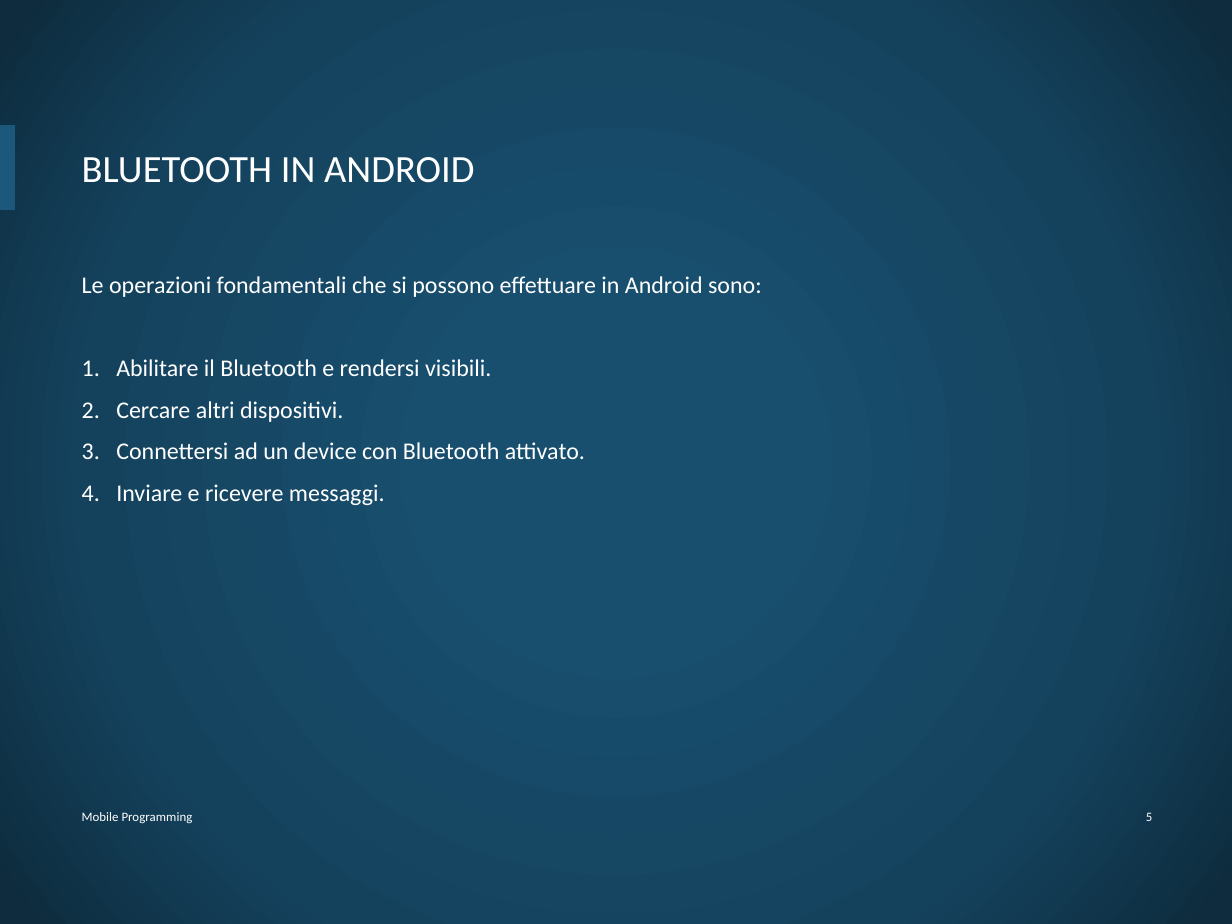
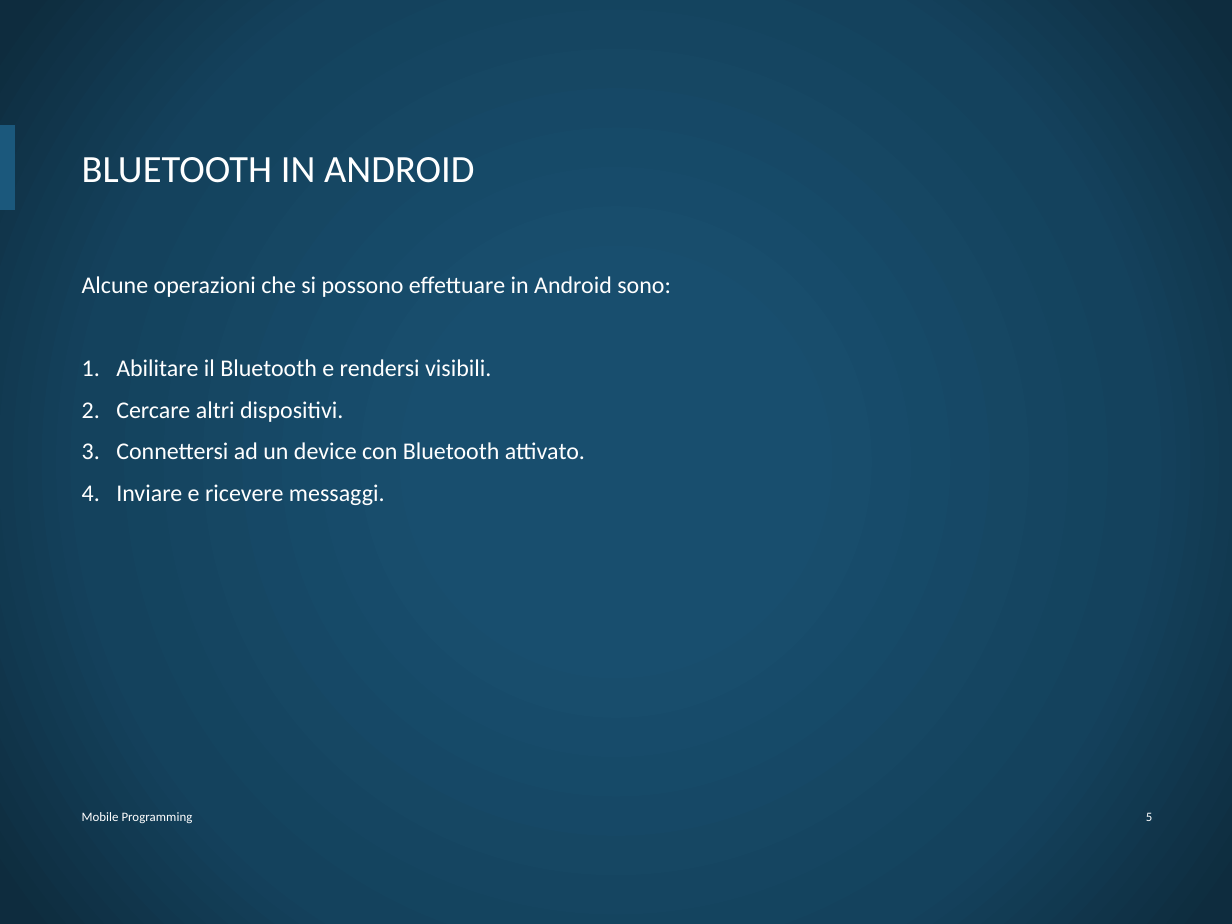
Before and after one commit to DiBattistaMattia/esoneroMP, a slide deck: slide 6 of esoneroMP.pptx. Drawn at 1232x924 pixels with LibreOffice and Linux fonts; fonts in the diff are those of the drawing; background and template pictures are left out. Boxes give left, top, right and bottom in pixels: in the first picture for what was removed or moved away, otherwise in the second. Text is boxed around its words. In the diff, an @@ line names an element or a change of style, - is before the commit and + after.

```diff
--- a/esoneroMP.pptx
+++ b/esoneroMP.pptx
@@ text at [82, 276, 671, 297]: text changed @@
-Le operazioni fondamentali che si possono effettuare in Android sono:
+Alcune operazioni che si possono effettuare in Android sono:
```
Also in this commit, not shown: 13 other slides changed, 1 other file.
